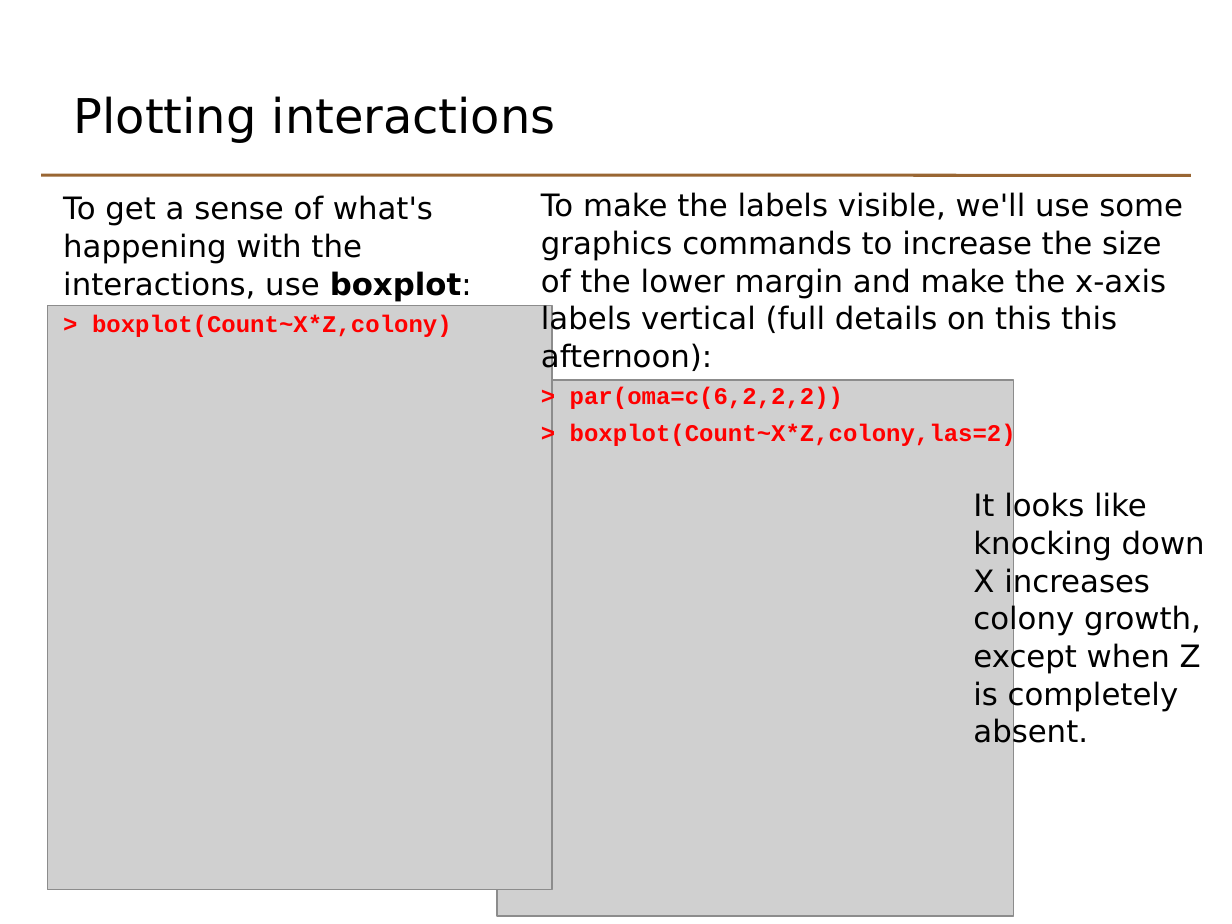
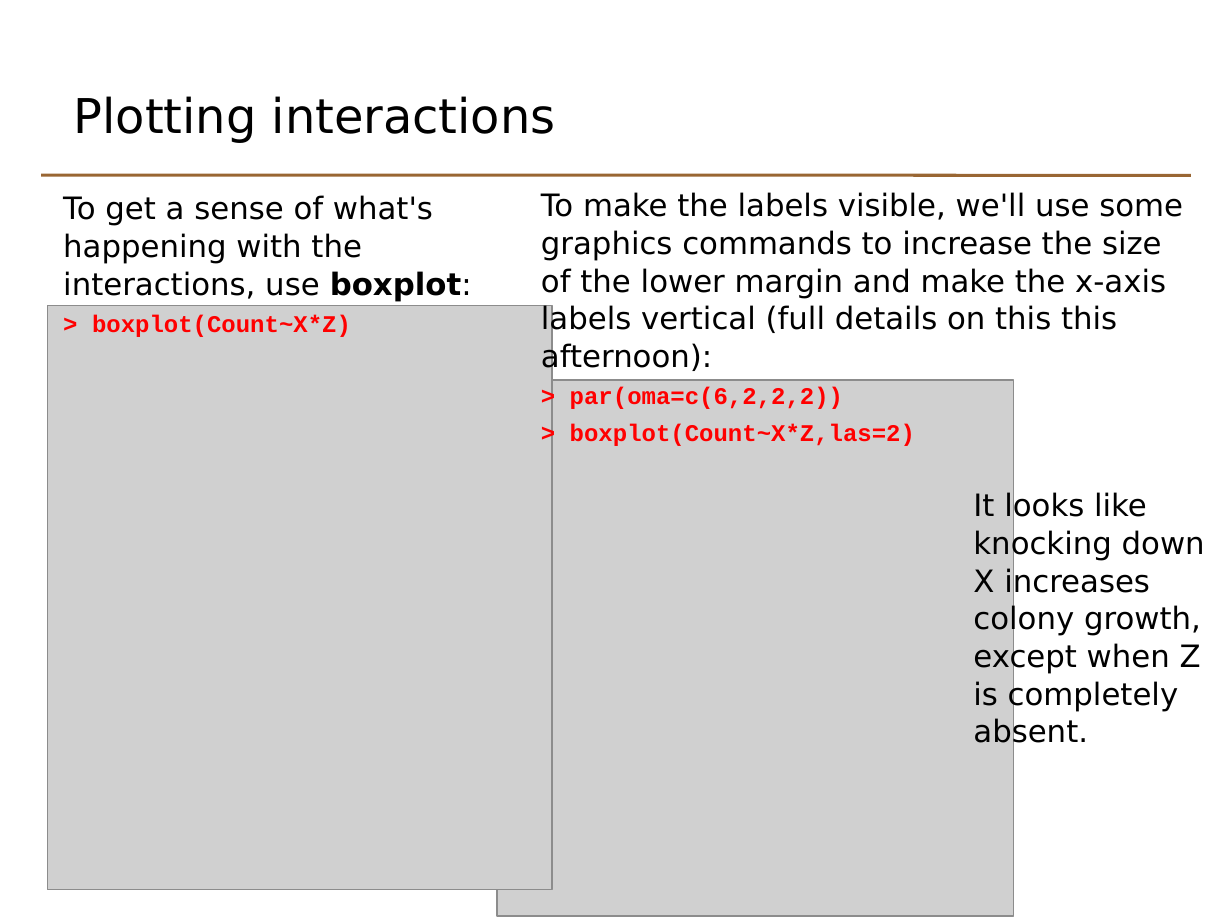
Before and after one commit to johnomics/basicr, a slide deck: slide 19 of Basic_R_Day_2_slides.odp. Drawn at 1232x924 pixels with LibreOffice and Linux fonts; fonts in the diff are those of the drawing; grey boxes stand for pictures. Boxes give left, top, right and bottom in pixels: in the first picture for what was removed or moved away, otherwise in the second. Text is boxed around its words. In the diff, an @@ line names an element or a change of style, - is before the commit and + after.

Commit message:
Edits following run of course 28/29 April
Colony section:
- remove XLS file example
- Use attach and detach instead of data argument
- Remove third part with multiple data files

Bugfixes:
- remove website links
- List slide: Change 'a' to 'one.to.ten' (hangover from old a,b,c variable names)
- Checking input and reporting errors - remove duplication of 'concise' sqXplusX error checking example
- Removed temperature conversion application exercise
- Change all =T and =F to =TRUE and =FALSE

```diff
--- a/Basic_R_Day_2_slides.odp
+++ b/Basic_R_Day_2_slides.odp
@@ text at <box>92,315,351,337</box>: text changed @@
-> boxplot(Count~X*Z,colony)
+> boxplot(Count~X*Z)
@@ text at <box>570,423,915,446</box>: text changed @@
-> boxplot(Count~X*Z,colony,las=2)
+> boxplot(Count~X*Z,las=2)
```
Also in this commit, not shown: 22 other slides changed, 1 slide added, 11 slides removed, 15 other files.
